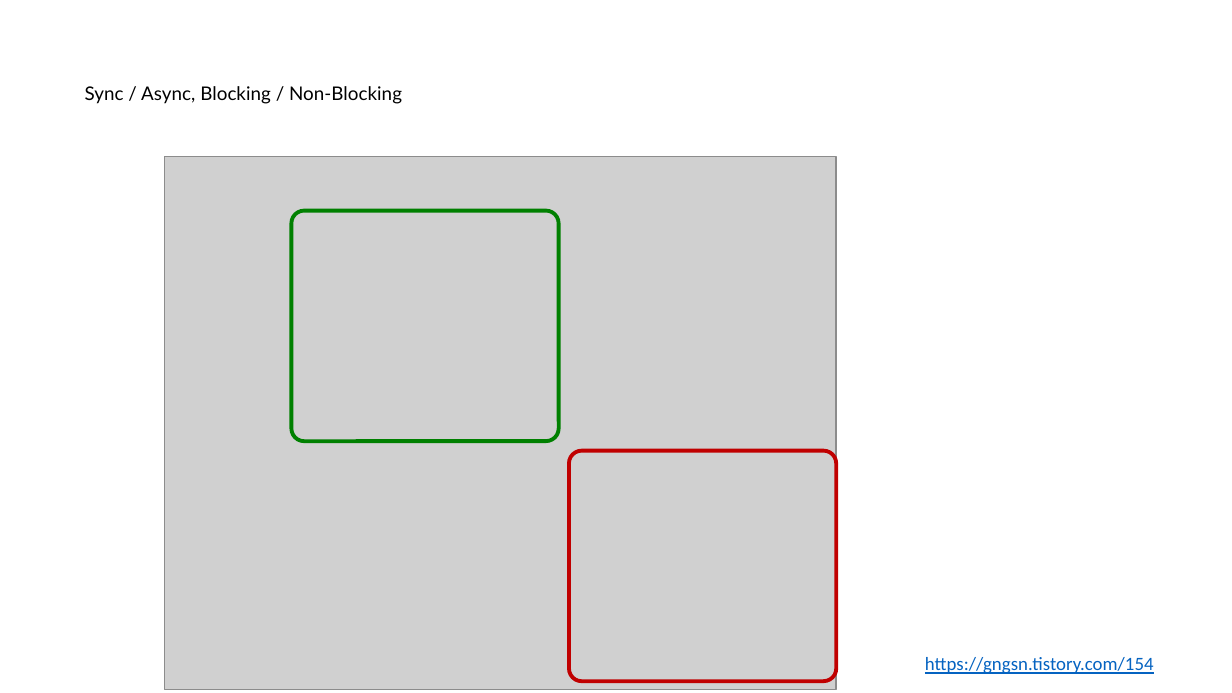
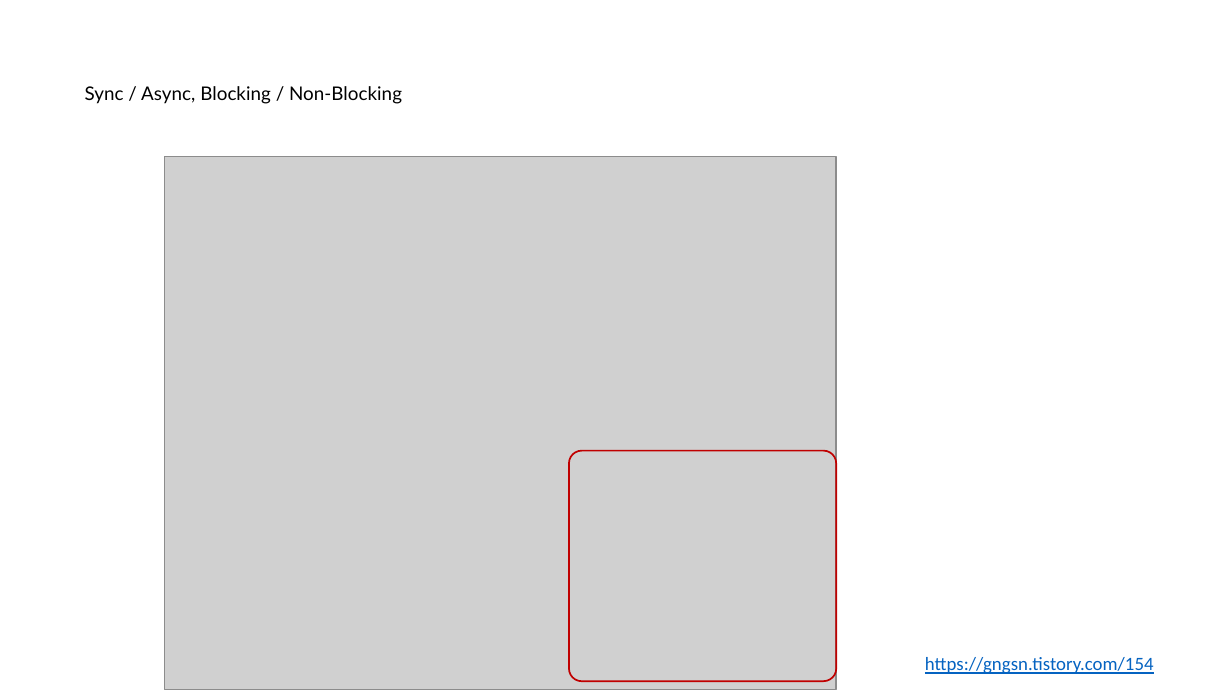
Before and after one commit to nayasis/fastcampus-hyper-webflux, a slide deck: slide 6 of 99.ppt/[Ch4-1. 비동기 서비스 소개] 1-2. 비동기 호출이란 ~ 1-3. Servlet_Reactive.pptx. Drawn at 1232x693 pixels with LibreOffice and Linux fonts; fonts in the diff are those of the drawing; grey boxes stand for pictures; background and template pictures are left out. Boxes give left, top, right and bottom in pixels: in the first picture for what was removed or moved away, otherwise in the second. Text is boxed around its words. In the diff, an @@ line names an element or a change of style, - is before the commit and + after.

```diff
--- a/99.ppt/[Ch4-1. 비동기 서비스 소개] 1-2. 비동기 호출이란 ~ 1-3. Servlet_Reactive.pptx
+++ b/99.ppt/[Ch4-1. 비동기 서비스 소개] 1-2. 비동기 호출이란 ~ 1-3. Servlet_Reactive.pptx
@@ rounded rectangle removed at (x1=291, y1=211, x2=558, y2=441) @@
@@ rounded rectangle at (x1=569, y1=451, x2=837, y2=681): outline #C00000 2.25 pt to #C00000 1 pt @@
```
Also in this commit, not shown: 1 other slide changed, 3 other files.
